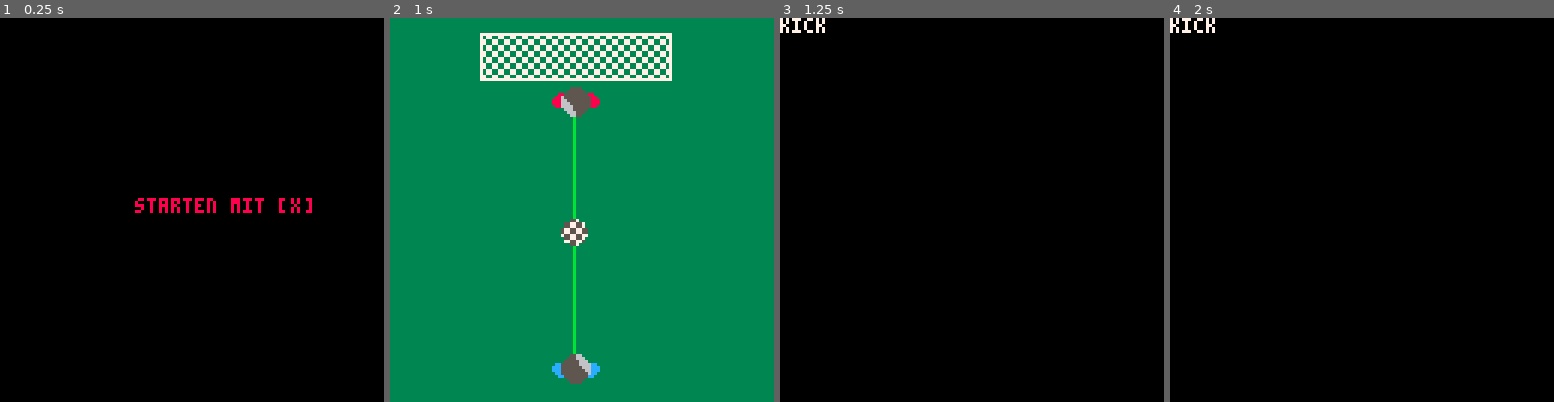
Above: before the commit, frames 1-4 (left to right).
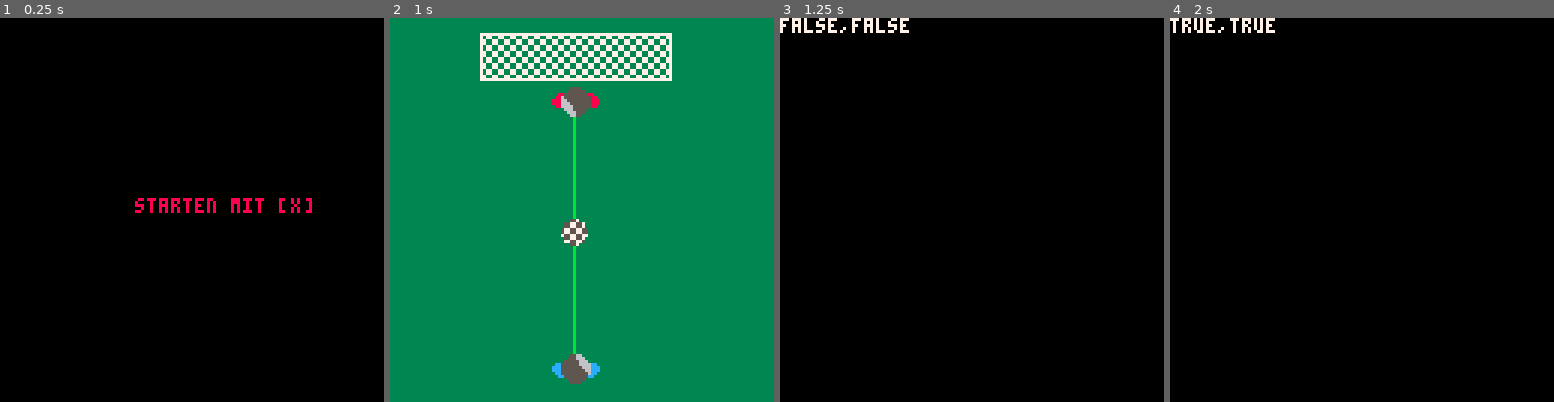
Above: after the commit, the same moments.

Repository: zothynine/torchance
Game: PICO-8 cartridge elfmeter.p8
The game is run twice, just before and just after one commit, with the same random seed, the same clock (stepped at 60 frames per second) and the same inputs.
Inputs:
- Up to frame 1 (0.25 s): no input
- Up to frame 2 (1 s): tap X (X key) at 0.33 s
- Up to frame 3 (1.25 s): tap X (X key) at 1.07 s
- Up to frame 4 (2 s): hold Right from 1.6 s (still down); tap X (X key) at 1.85 s

Frames 1-2 are identical in both runs. In frame 3, 0.5% of the frame differs, in the area x 0-34%, y 0-4%; in frame 4, 0.4%.

Commit message:
Implement logic for the  kicking screen

Diff:
--- a/elfmeter.p8
+++ b/elfmeter.p8
@@ -4,6 +4,11 @@
 --elfmeter
 --mario zoth, klemens kunz
 
+function check_fresh()
+	if not xdown and fresh then
+		fresh = false
+	end
+end
 -->8
 --start
 
@@ -26,34 +31,48 @@
 end
 
 function update_aim()
-	if btn(0) and player.x>0 then
-		player.x-=1
-		target_x+=1
+	xdown = btn(5)
+
+	check_fresh()
+
+	if btn(0)
+				and player.x > 0 then
+		player.x -= 1
+		target_x += 1
 	end
-	if btn(1) and player.x<112 then
-		player.x+=1
-		target_x-=1
+
+	if btn(1)
+				and player.x < 112 then
+		player.x += 1
+		target_x -= 1
 	end
-	set_aim_x(target_x)
 
-	if btnp(5) then
-		_update60=update_kick
+	if xdown and not fresh then
+		fresh = true
+		_update60 = update_kick
 		_draw=draw_kick
 	end
+
+	set_aim_x(target_x)
 end
 
 function draw_aim()
 	cls()
-	rectfill(0,0,127,127,3) --grass
-	line(target_x-1,26,player.x+7,117,11) --aiming line
-	spr(40,30,5,8,2) --goal
+	--grass
+	rectfill(0,0,127,127,3)
+	--aiming line
+	line(target_x-1,26,player.x+7,117,11)
+	--goal
+	spr(40,30,5,8,2)
+	--ball
 	fillp(4+8+64+128+ 	256+512+4096+8192)
 	circfill(61,71,4,0x57)
 	fillp()
-
-	spr(1,player.x,player.y,2,2) --player
+	--player
+	spr(1,player.x,player.y,2,2)
 	pal(12,8)
-	spr(1,54,20,2,2,1,1) --goalie
+	--goalie
+	spr(1,54,20,2,2,1,1)
 	pal()
 	--print(aim_x,5,5,7)
 end
@@ -61,12 +80,23 @@
 --kick
 
 function update_kick()
+	xdown = btn(5)
 
+	check_fresh()
+
+	if xdown and not fresh then
+		kicking.started = true
+	end
+
+	if not xdown
+				and kicking.started then
+		kicking.ended = true
+	end
 end
 
 function draw_kick()
 	cls()
-	print("kick")
+	print(tostr(kicking.started)..","..tostr(kicking.ended))
 end
 
 -->8
@@ -83,9 +113,14 @@
 function _draw()end
 
 function _init()
+	xdown = false
 	player = {}
+	kicking = {}
 	player.x = 54
 	player.y = 109
+	fresh = true
+	kicking.started = false
+	kicking.ended = false
 	target_x = 62
 	aim_x = set_aim_x(target_x)
 	_update60 = update_start
